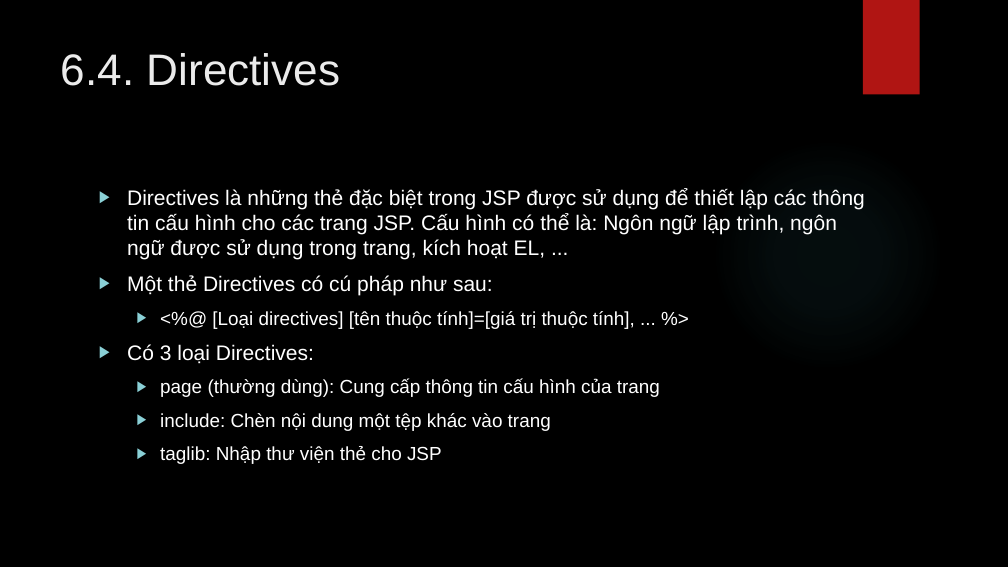
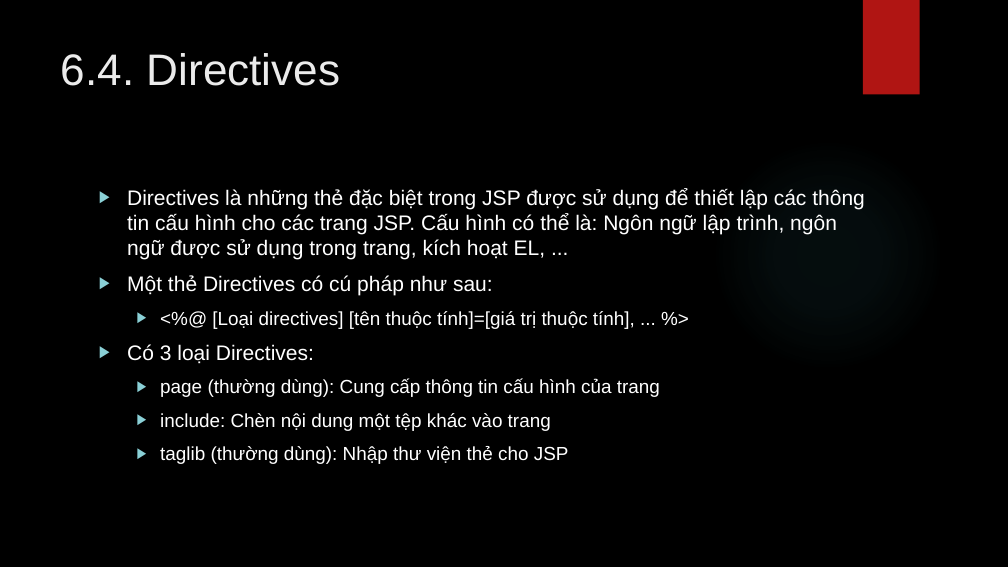
Before and after one commit to lequochai26/GDUTraining_Basic_Java_Web_Development, a slide deck: slide 25 of Slides/Day_7_2.pptx. Drawn at 1008x567 pixels with LibreOffice and Linux fonts; fonts in the diff are those of the drawing; background and template pictures are left out. Boxes give left, top, right and bottom in pixels: in the first picture for what was removed or moved away, otherwise in the second. Text is boxed around its words. In the diff, an @@ line names an element or a change of style, - is before the commit and + after.

```diff
--- a/Slides/Day_7_2.pptx
+++ b/Slides/Day_7_2.pptx
@@ text at [160, 446, 569, 464]: text changed @@
-  ▶ taglib: Nhập thư viện thẻ cho JSP
+  ▶ taglib (thường dùng): Nhập thư viện thẻ cho JSP
```
Also in this commit, not shown: 1 other slide changed, 1 other file.
